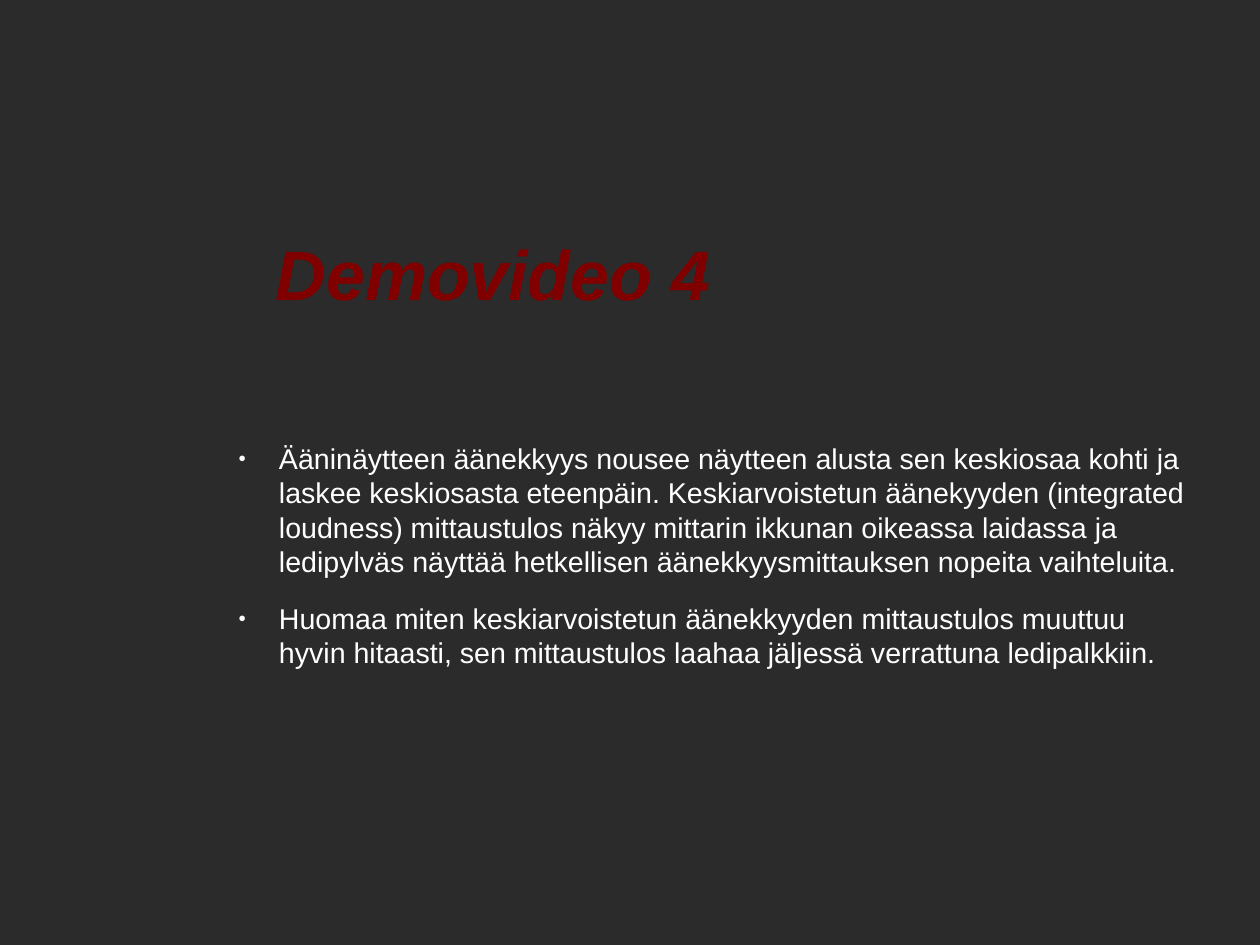
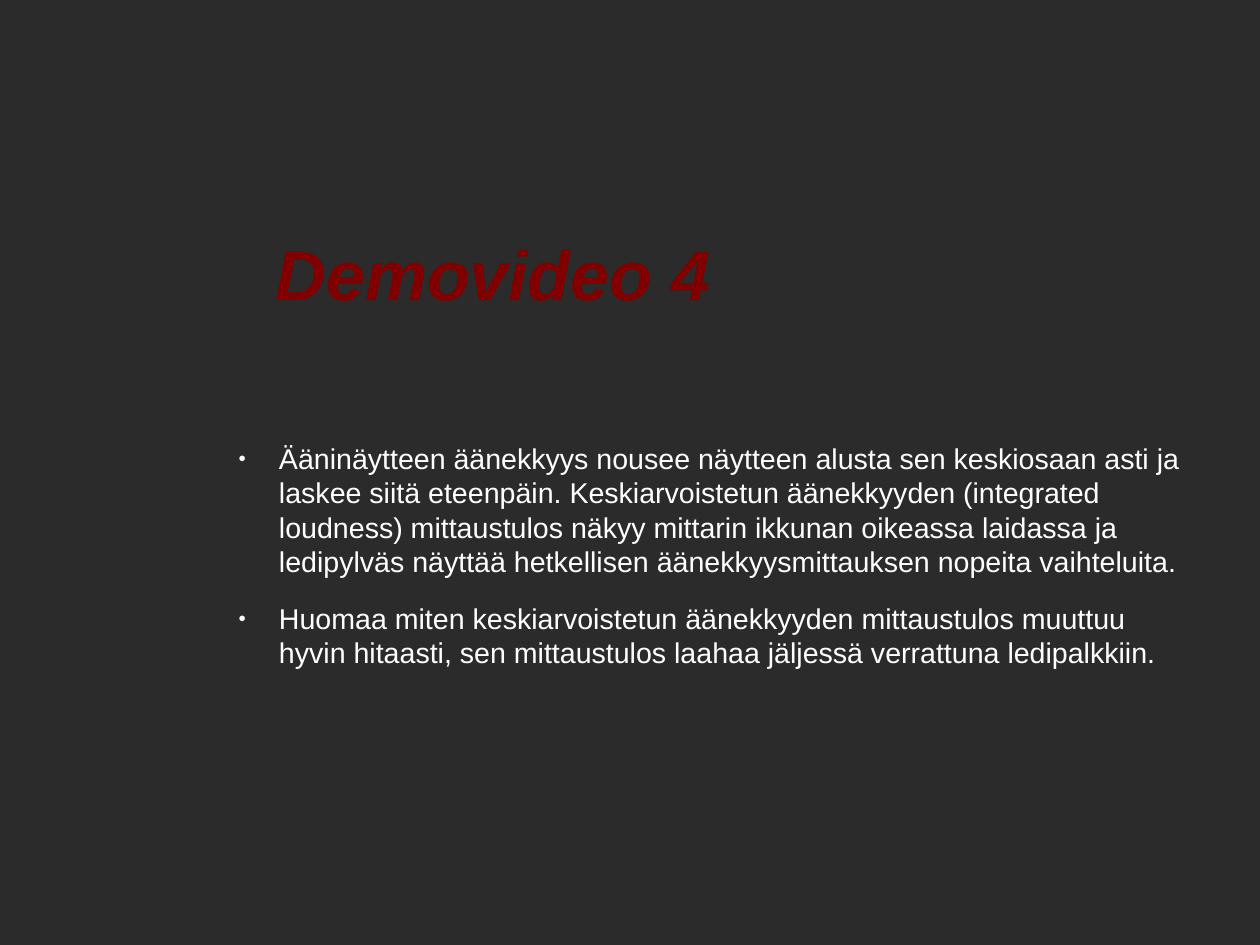
Before and after one commit to mhartzel/Introduction_To_Loudness_Correction, a slide deck: slide 16 of odp/Aanekkyyden Hallinta.odp (slide 15 before the commit). Drawn at 1260x945 pixels with LibreOffice and Linux fonts; fonts in the diff are those of the drawing; background and template pictures are left out; a plain dark background stands for a picture behind light text. Boxes give left, top, right and bottom in pixels: in the first picture for what was removed or moved away, otherwise in the second. Text is boxed around its words. In the diff, an @@ line names an element or a change of style, - is before the commit and + after.

```diff
--- a/odp/Aanekkyyden Hallinta.odp
+++ b/odp/Aanekkyyden Hallinta.odp
@@ text at [279,447,1179,578]: text changed @@
-● Ääninäytteen äänekkyys nousee näytteen alusta sen keskiosaa kohti ja laskee keskiosasta eteenpäin. Keskiarvoistetun äänekyyden (integrated loudness) mittaustulos näkyy mittarin ikkunan oikeassa laidassa ja ledipylväs näyttää hetkellisen äänekkyysmittauksen nopeita vaihteluita.
+● Ääninäytteen äänekkyys nousee näytteen alusta sen keskiosaan asti ja laskee siitä eteenpäin. Keskiarvoistetun äänekkyyden (integrated loudness) mittaustulos näkyy mittarin ikkunan oikeassa laidassa ja ledipylväs näyttää hetkellisen äänekkyysmittauksen nopeita vaihteluita.
```
Also in this commit, not shown: 13 other slides changed, 1 other file.
